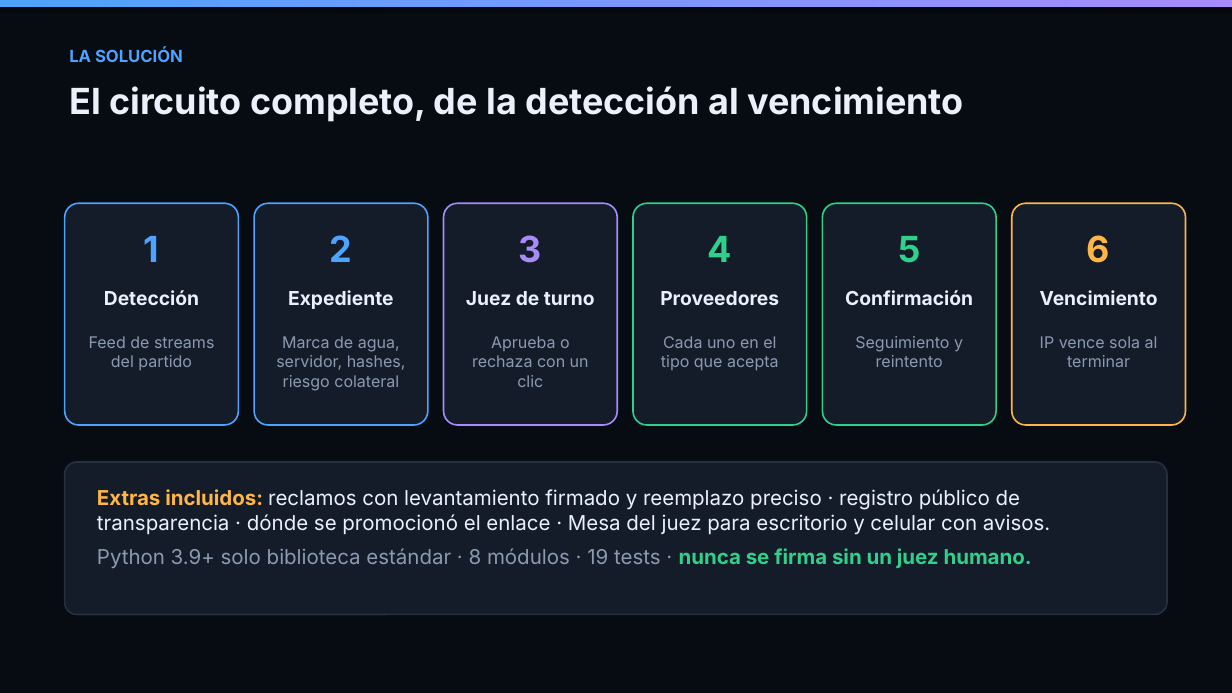
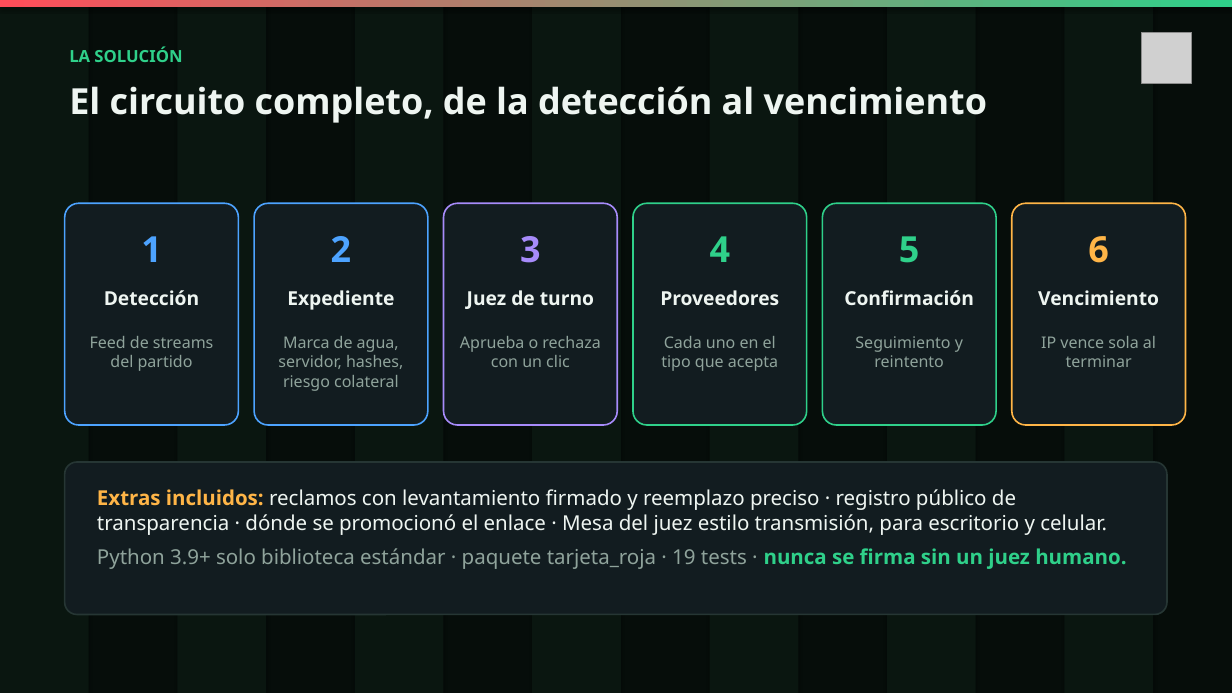
Before and after one commit to Maurezg7/achique, a slide deck: slide 3 of entrega/presentacion.pptx. Drawn at 1232x693 pixels with LibreOffice and Linux fonts; fonts in the diff are those of the drawing; grey boxes stand for pictures. Boxes give left, top, right and bottom in pixels: in the first picture for what was removed or moved away, otherwise in the second. Text is boxed around its words. In the diff, an @@ line names an element or a change of style, - is before the commit and + after.

Commit message:
docs: presentación con la marca Tarjeta Roja y la UI nueva

```diff
--- a/entrega/presentacion.pptx
+++ b/entrega/presentacion.pptx
@@ background #070B12 to #060D0A @@
@@ rectangle at <box>0,0,1232,7</box>: fill gradient #4DA3FF to #A78BFA to gradient #FF4D5A to #2FD08A @@
@@ rectangle added at <box>0,0,89,693</box>, fill #0A1610 @@
@@ rectangle added at <box>177,0,266,693</box>, fill #0A1610 @@
@@ rectangle added at <box>355,0,444,693</box>, fill #0A1610 @@
@@ rectangle added at <box>532,0,621,693</box>, fill #0A1610 @@
@@ rectangle added at <box>710,0,799,693</box>, fill #0A1610 @@
@@ rectangle added at <box>887,0,976,693</box>, fill #0A1610 @@
@@ rectangle added at <box>1065,0,1153,693</box>, fill #0A1610 @@
@@ text "LA SOLUCIÓN" at <box>69,47,182,62</box>: font Inter to Noto Sans, text colour #4DA3FF to #2FD08A @@
@@ picture added at <box>1141,32,1192,83</box> @@
@@ font Inter to Noto Sans, text colour #EAF1FB to #EEF5F1 in 7 elements at <box>104,290,199,305</box>, <box>287,290,394,310</box>, <box>467,290,594,309</box>, <box>660,290,779,305</box>, <box>844,290,974,305</box>, <box>1038,290,1159,305</box>, <box>69,86,987,123</box> @@
@@ fill #141C2A to #121C20 in 6 elements at <box>65,203,238,425</box>, <box>254,203,428,425</box>, <box>444,203,617,425</box>, <box>633,203,807,425</box>, <box>823,203,996,425</box>, <box>1012,203,1186,425</box> @@
@@ font Inter to Noto Sans in 6 elements at <box>141,236,162,262</box>, <box>331,236,352,262</box>, <box>520,236,541,263</box>, <box>710,236,731,262</box>, <box>899,236,920,263</box>, <box>1088,236,1109,263</box> @@
@@ font Inter to Noto Sans, text colour #8B9AB0 to #8FA39B in 6 elements at <box>90,336,213,371</box>, <box>278,336,403,391</box>, <box>460,336,600,367</box>, <box>661,336,778,371</box>, <box>855,336,963,367</box>, <box>1041,336,1156,367</box> @@
@@ rounded rectangle at <box>65,462,1167,615</box>: fill #141C2A to #121C20; outline #263040 1.25 pt to #263634 1.25 pt @@
@@ text at <box>97,489,1126,569</box>: text changed; font Inter to Noto Sans; text colour #EAF1FB to #EEF5F1 @@
-Extras incluidos: reclamos con levantamiento firmado y reemplazo preciso · registro público de transparencia · dónde se promocionó el enlace · Mesa del juez para escritorio y celular con avisos.
-Python 3.9+ solo biblioteca estándar · 8 módulos · 19 tests · nunca se firma sin un juez humano.
+Extras incluidos: reclamos con levantamiento firmado y reemplazo preciso · registro público de transparencia · dónde se promocionó el enlace · Mesa del juez estilo transmisión, para escritorio y celular.
+Python 3.9+ solo biblioteca estándar · paquete tarjeta_roja · 19 tests · nunca se firma sin un juez humano.
```
Also in this commit, not shown: 10 other slides changed.
